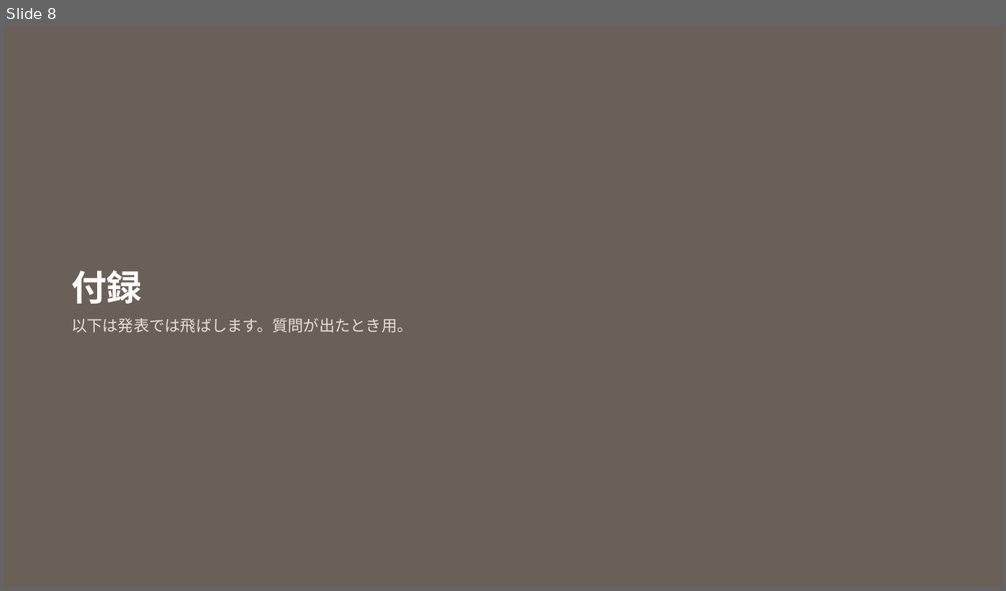
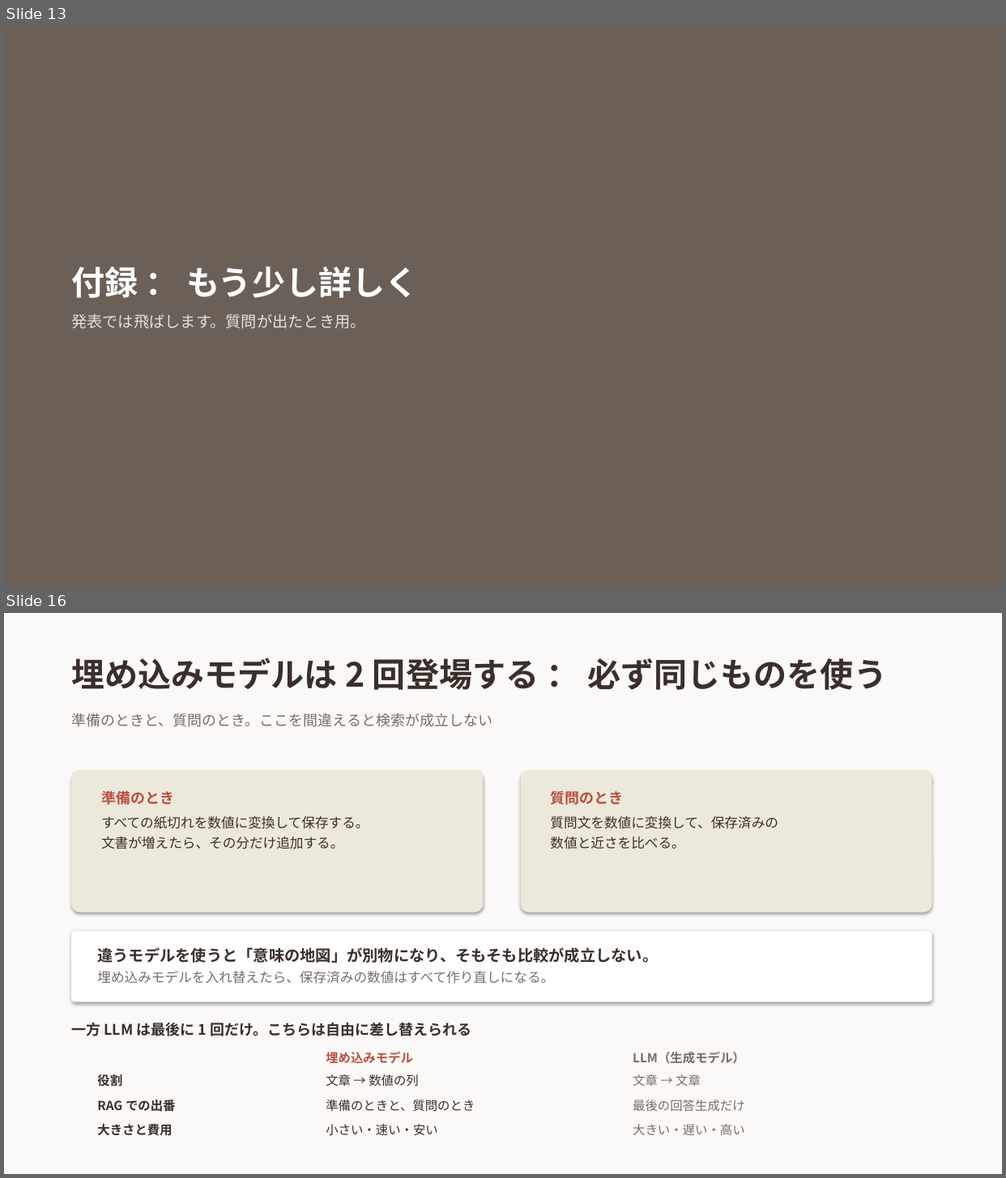
Before and after one commit to 20061111adg-debug/rag-workshop, a slide deck: docs/RAGとは.pptx. Shown one above the other, each under a label of ours: slide 8 before the commit, slides 13 and 16 after it; the slides between them are not shown. The pictures are 1006x591 and 1006x1178 pixels, drawn with LibreOffice and Linux fonts; fonts in the diff are those of the drawing. Boxes give left, top, right and bottom in pixels: in the first picture for what was removed or moved away, otherwise in the second. Text is boxed around its words. In the diff, an @@ line names an element or a change of style, - is before the commit and + after.

Commit message:
スライドを RAG の説明だけに再構成し、HTML版を削除する
「RAGとは何か」という題に対して、中身の半分が本プロジェクトの検証結果になっていた。
題と内容が合っていないため、説明だけに絞って組み直した。

本編12枚 ＋ 付録4枚。
名前の分解から始め、なぜ必要か、ファインチューニングとの違い、
AIは検索していない、技術要素6つ、①〜⑥の各工程、まとめ、という順序。
埋め込みの深掘り3枚は付録に回した。

まとめは「社内に入れるなら」という説明していない話になっていたため、
話した内容を振り返る形に作り直した。

HTML版は削除した。pptx と同じ内容を手で二重管理する必要があり、
実際に一度、片方だけ修正して食い違う事故が起きたため。
GitHub 上では HTML が表示されないので共有用としても機能しない。

```diff
--- a/docs/RAGとは.pptx
+++ b/docs/RAGとは.pptx
@@ slide 16 added at [4,613,1002,1174], background #FAF9F7 @@
@@ text added at [71,658,887,690], 32 pt, text #3B2F2A, bold @@
+埋め込みモデルは 2 回登場する ： 必ず同じものを使う
@@ text added at [71,713,492,727], 14 pt, text #7A6E66 @@
+準備のときと、質問のとき。ここを間違えると検索が成立しない
@@ rounded rectangle added at [71,770,484,913], fill #EDE8DC @@
@@ rounded rectangle added at [521,770,932,913], fill #EDE8DC @@
@@ text added at [101,791,369,850], 13 pt, text #3B2F2A @@
+準備のとき
+すべての紙切れを数値に変換して保存する。
+文書が増えたら、その分だけ追加する。
@@ text added at [550,791,778,850], 13 pt, text #3B2F2A @@
+質問のとき
+質問文を数値に変換して、保存済みの
+数値と近さを比べる。
@@ rounded rectangle added at [71,931,932,1003], fill #FFFFFF @@
@@ text added at [97,948,658,984], 15 pt, text #3B2F2A, bold @@
+違うモデルを使うと「意味の地図」が別物になり、そもそも比較が成立しない。
+埋め込みモデルを入れ替えたら、保存済みの数値はすべて作り直しになる。
@@ text added at [71,1022,471,1037], 14 pt, text #3B2F2A, bold @@
+一方 LLM は最後に 1 回だけ。こちらは自由に差し替えられる
@@ text added at [97,1073,122,1089], 12 pt, text #3B2F2A, bold @@
+役割
@@ text added at [326,1052,413,1063], 12 pt, text #B85042, bold @@
+埋め込みモデル
@@ text added at [633,1052,745,1064], 12 pt, text #7A6E66, bold @@
+LLM（生成モデル）
@@ text added at [326,1075,419,1087], 12 pt, text #3B2F2A @@
+文章 → 数値の列
@@ text added at [633,1075,701,1086], 12 pt, text #7A6E66 @@
+文章 → 文章
@@ text added at [97,1100,176,1112], 12 pt, text #3B2F2A, bold @@
+RAG での出番
@@ text added at [326,1100,475,1112], 12 pt, text #3B2F2A @@
+準備のときと、質問のとき
@@ text added at [633,1100,745,1111], 12 pt, text #7A6E66 @@
+最後の回答生成だけ
@@ text added at [97,1124,172,1136], 12 pt, text #3B2F2A, bold @@
+大きさと費用
@@ text added at [326,1124,438,1136], 12 pt, text #3B2F2A @@
+小さい・速い・安い
@@ text added at [633,1124,745,1135], 12 pt, text #7A6E66 @@
+大きい・遅い・高い
@@ what was slide 8 is now slide 13 @@
@@ slide 13 changed as well @@
@@ text at [71,267,419,329]: text changed @@
-付録
-以下は発表では飛ばします。質問が出たとき用。
+付録 ： もう少し詳しく
+発表では飛ばします。質問が出たとき用。
```
Also in this commit, not shown: 4 other slides changed, 10 other slides added, 5 slides removed, 1 other file.
